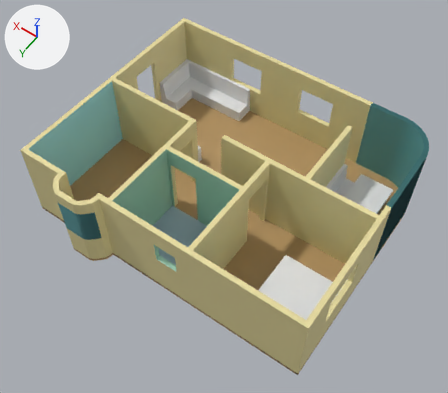
An edit to the Blender file 5 semestre/Apartamento.blend, drawn before and after from the same camera.
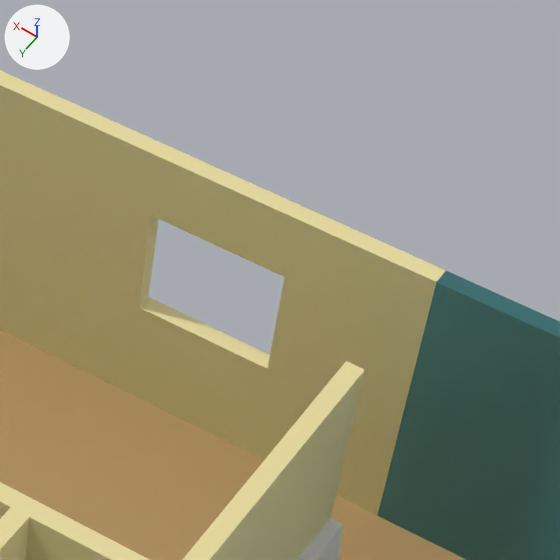
The first picture shows the older version from a 50 mm lens placed at (-7.97, 14.66, 15.61), pointed at (-1.34, 5.37, 1.02). The close-ups show both versions on the part from 59% to 89% of the width and 9% to 44% of the height of that picture; other places that the commit changed are outside them. Every picture has the same lights, and +X, +Y and +Z are marked at upper left.

The scene before the commit, as lines of its bpy script (objects in view):
```python
ob_sofa_001 = bpy.data.objects.new('Sofa.001', me_cube_003)
ob_sofa_001.location = (-3.981, 3.241, 1.1)
ob_sofa_001.rotation_euler = (0.0, 0.0, 1.571)  # degrees (0, 0, 90)
ob_sofa_001.scale = (1.37, 0.33, 1.0)
ob_window_l_002 = bpy.data.objects.new('Window.L.002', me_window_l_004)
ob_window_l_002.parent = ob_windowframe_002
ob_window_l_002.location = (-0.59, -0.023, 0.025)
ob_window_r_002 = bpy.data.objects.new('Window.R.002', me_window_r_003)
ob_window_r_002.parent = ob_windowframe_002
ob_window_r_002.location = (0.59, -0.0625, 0.025)
ob_windowframe_002 = bpy.data.objects.new('WindowFrame.002', me_windowfrane_004)
ob_windowframe_002.parent = ob_sala_2
ob_windowframe_002.location = (-3.65, 6.416, 1.0)
# also in view: 'paredes' at (-1.19, 4.96, 1.4); 'piso' at (-1.19, 4.96, 0.05)
```
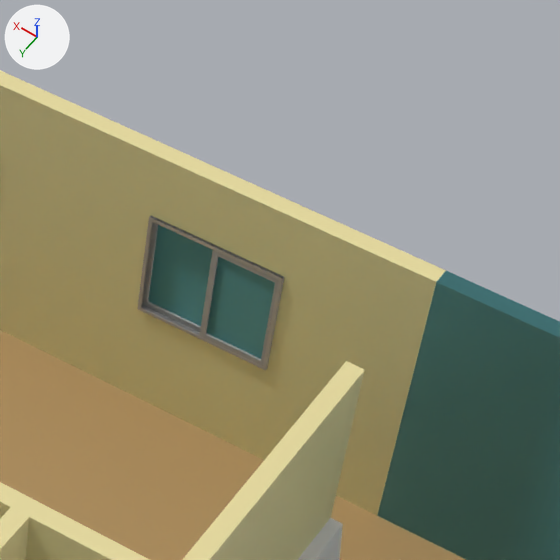
Diff of the bpy script that builds the scene:
```diff
--- a/5 semestre/Apartamento.blend.py
+++ b/5 semestre/Apartamento.blend.py
@@ ob_windowframe_002 @@
 ob_windowframe_002.location = (-3.65, 6.416, 1.0)
-ob_windowframe_002.hide_set(True)  # its collection is switched off
@@ ob_window_l_002 @@
 ob_window_l_002.location = (-0.59, -0.023, 0.025)
-ob_window_l_002.hide_set(True)  # its collection is switched off
@@ ob_window_r_002 @@
 ob_window_r_002.location = (0.59, -0.0625, 0.025)
-ob_window_r_002.hide_set(True)  # its collection is switched off
```

Location of each change, [x1, y1, x2, y2] in pixels of the close-ups (560 x 560 px):
'Window.R.002', shown
    after: [199, 250, 279, 366]
'Window.L.002', shown
    after: [143, 222, 213, 332]
'WindowFrame.002', shown
    after: [137, 215, 285, 370]
